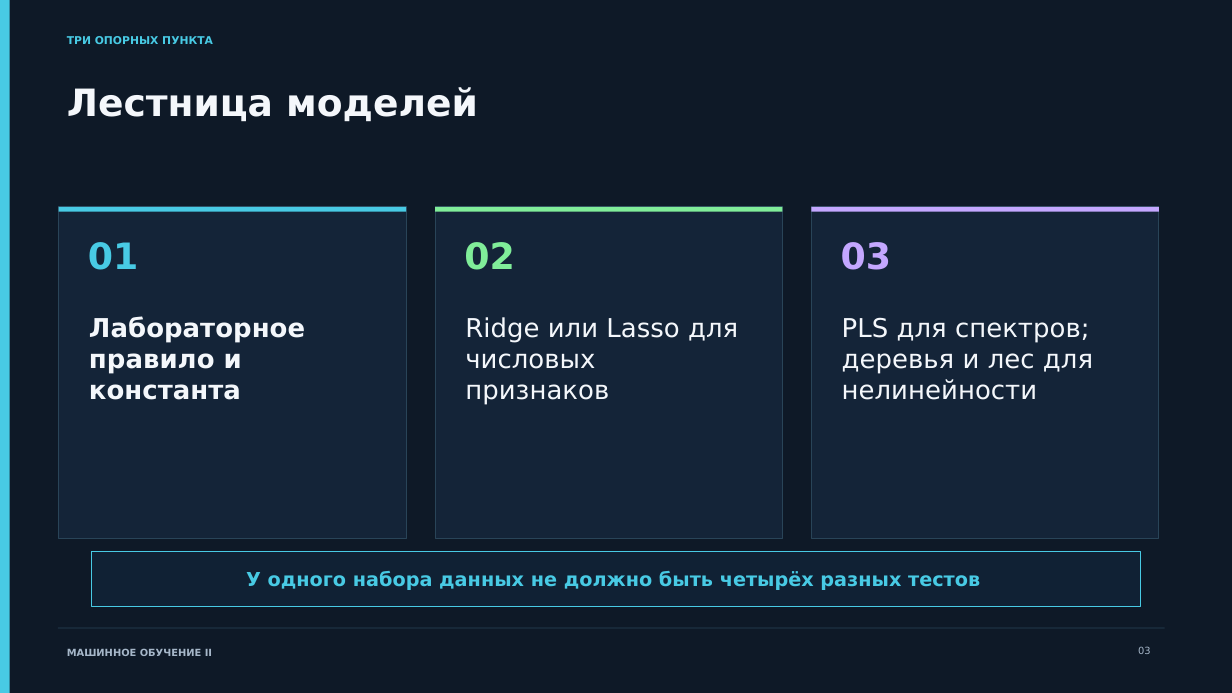
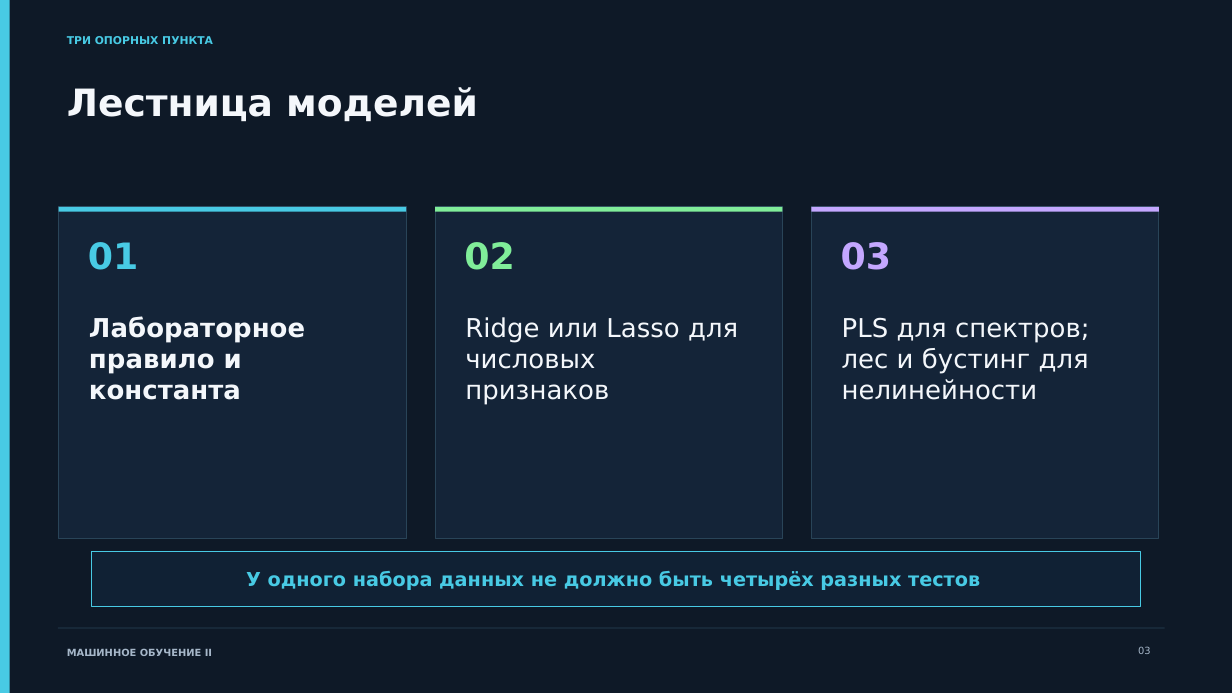
Before and after one commit to ashrpv/computer_science_in_nanoscience, a slide deck: slide 3 of slides/12-ml-methods_and_experiment.pptx. Drawn at 1232x693 pixels with LibreOffice and Linux fonts; fonts in the diff are those of the drawing. Boxes give left, top, right and bottom in pixels: in the first picture for what was removed or moved away, otherwise in the second. Text is boxed around its words. In the diff, an @@ line names an element or a change of style, - is before the commit and + after.

```diff
--- a/slides/12-ml-methods_and_experiment.pptx
+++ b/slides/12-ml-methods_and_experiment.pptx
@@ text at (x1=842, y1=317, x2=1090, y2=400): text changed @@
-PLS для спектров; деревья и лес для нелинейности
+PLS для спектров; лес и бустинг для нелинейности
```
Also in this commit, not shown: 19 other slides changed, 1 slide added, 1 slide removed, 4 other files.
